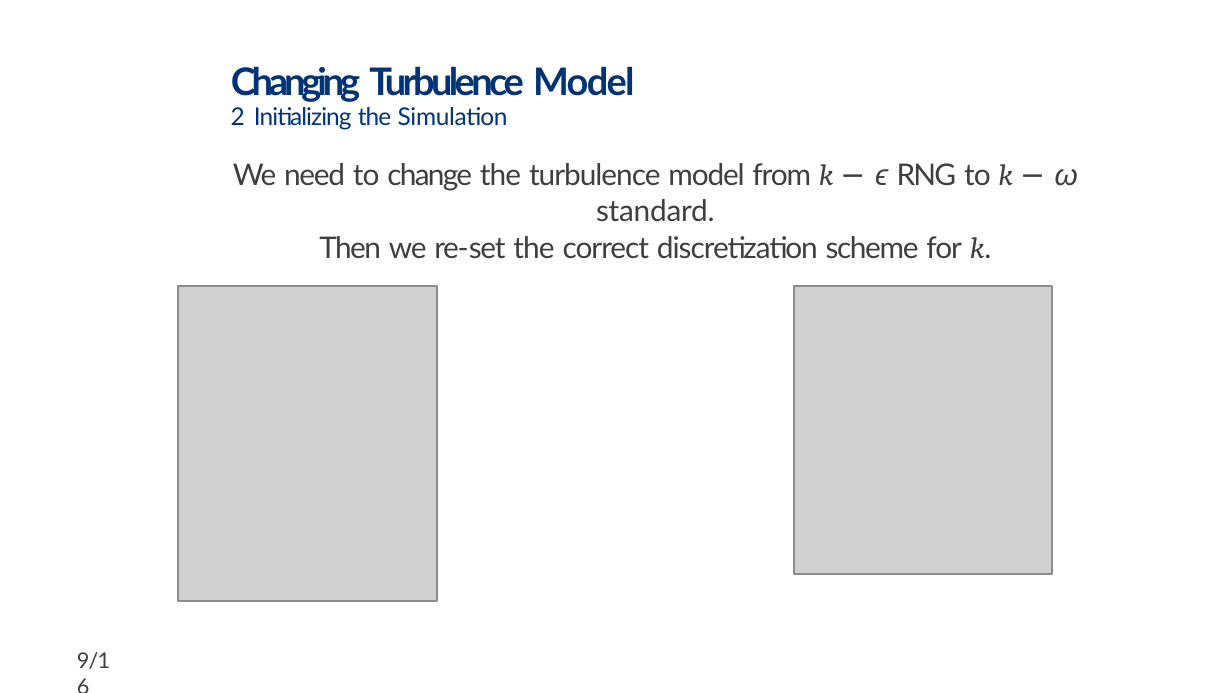
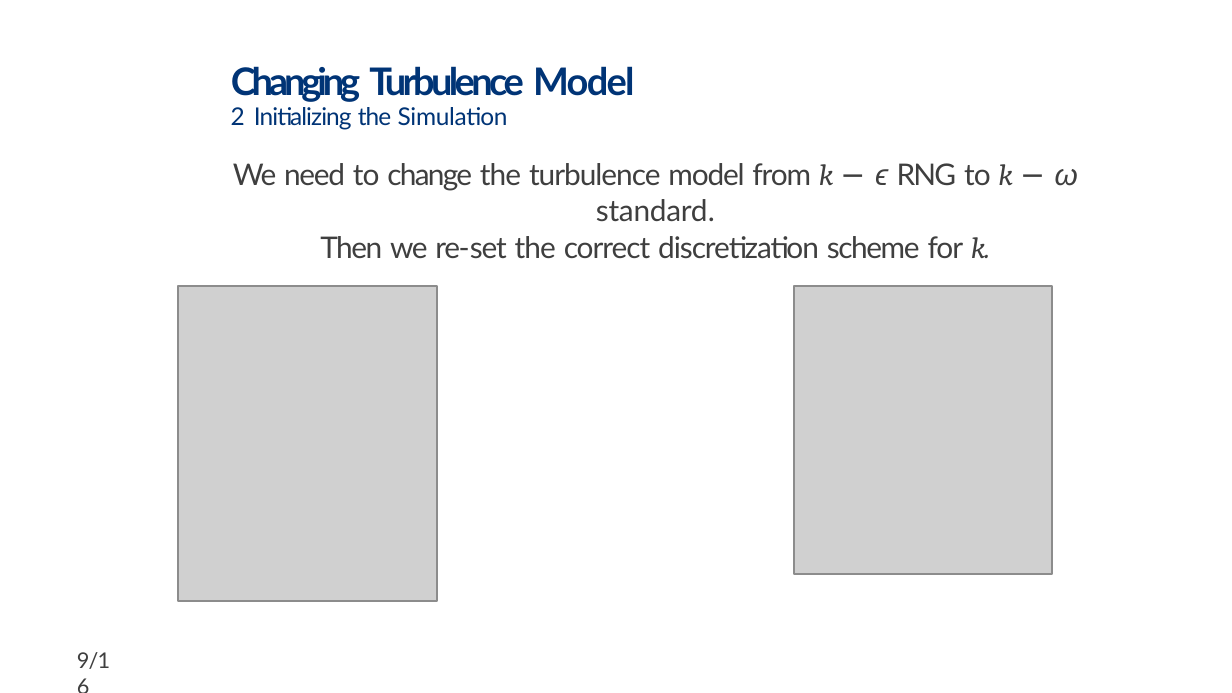
Before and after one commit to SimoneDMorandi/CWE_Project, a slide deck: slide 9 of CWE_Maccarone_Morandi.pptx. Drawn at 1232x693 pixels with LibreOffice and Linux fonts; fonts in the diff are those of the drawing; grey boxes stand for pictures; background and template pictures are left out. Boxes give left, top, right and bottom in pixels: in the first picture for what was removed or moved away, otherwise in the second. Text is boxed around its words. In the diff, an @@ line names an element or a change of style, - is before the commit and + after.

```diff
--- a/CWE_Maccarone_Morandi.pptx
+++ b/CWE_Maccarone_Morandi.pptx
@@ text at <box>320,236,990,258</box>: font Lato to Cambria, italic on in "k." @@
```
Also in this commit, not shown: 6 other slides changed.
